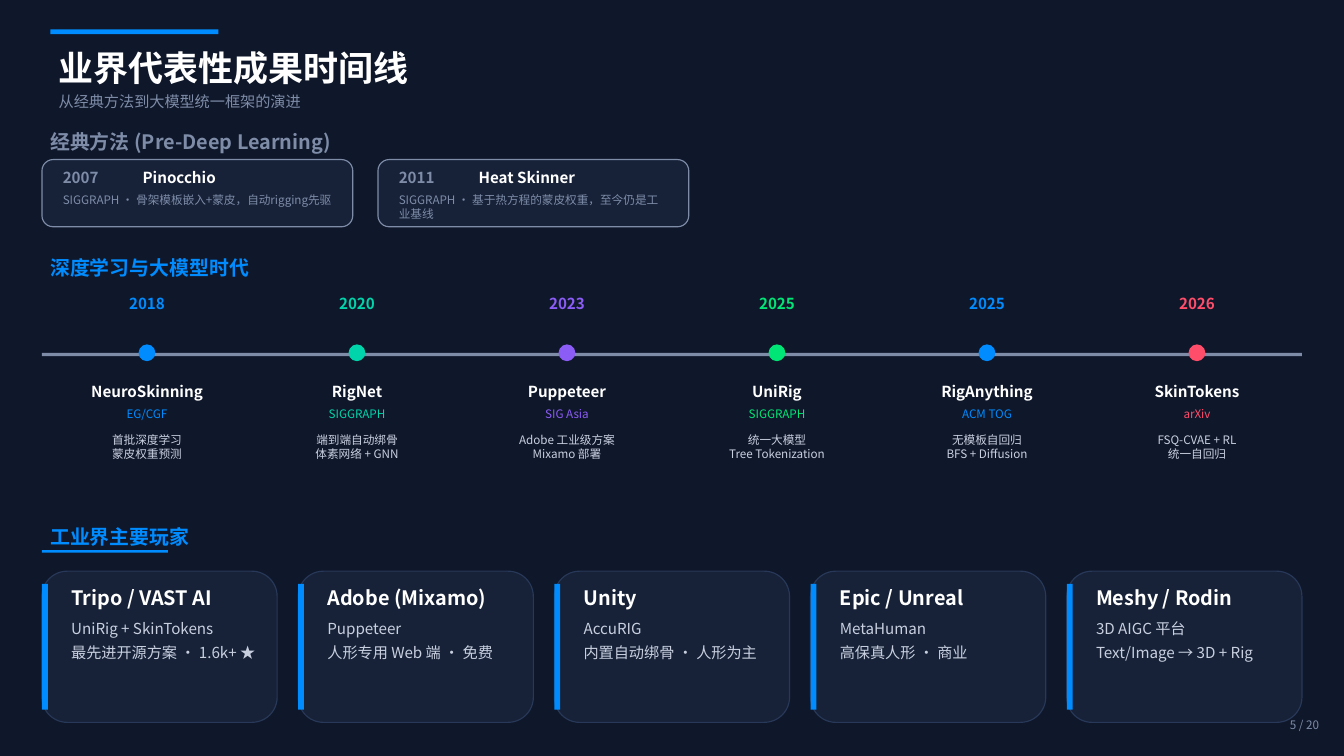
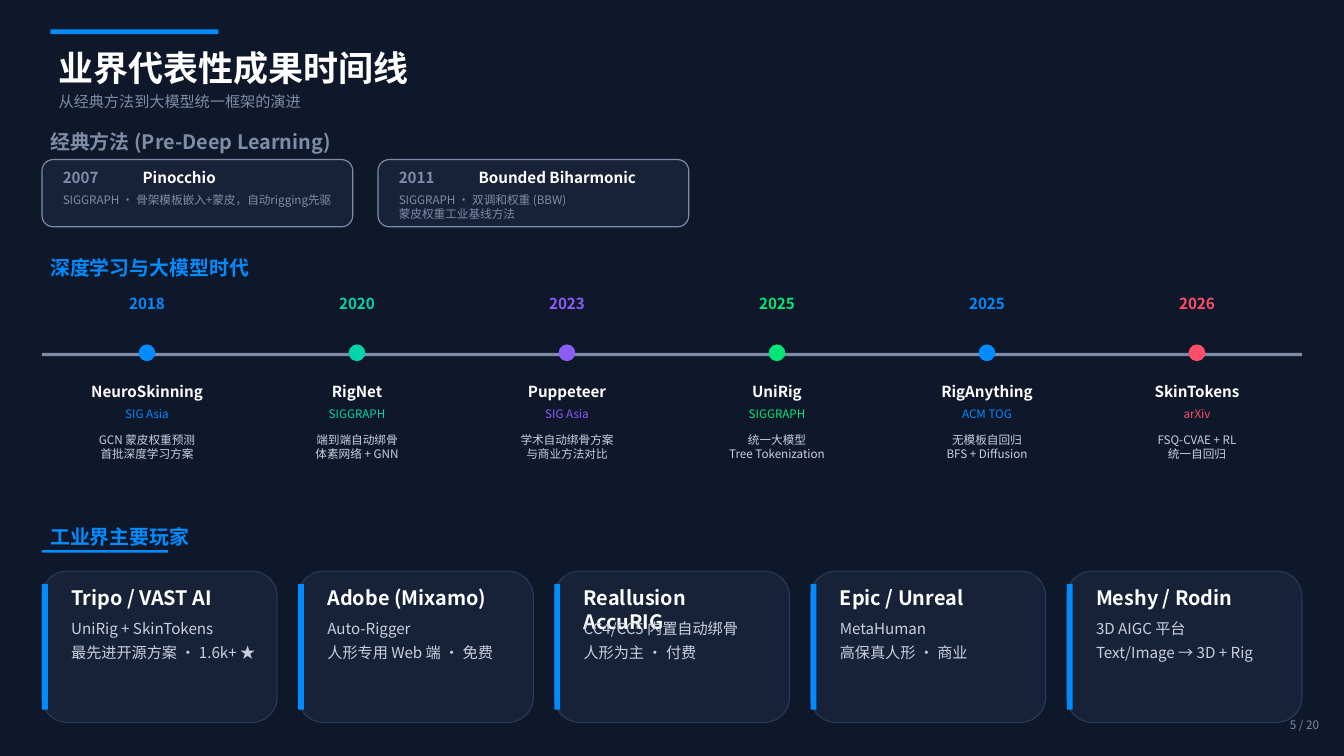
Before and after one commit to xhyha/insight, a slide deck: slide 5 of neural_autoskinning_insight_2026.pptx. Drawn at 1344x756 pixels with LibreOffice and Linux fonts; fonts in the diff are those of the drawing. Boxes give left, top, right and bottom in pixels: in the first picture for what was removed or moved away, otherwise in the second. Text is boxed around its words. In the diff, an @@ line names an element or a change of style, - is before the commit and + after.

```diff
--- a/neural_autoskinning_insight_2026.pptx
+++ b/neural_autoskinning_insight_2026.pptx
@@ text at (479,170,635,183): text changed @@
-Heat Skinner
+Bounded Biharmonic
@@ text at (399,194,566,219): text changed @@
-SIGGRAPH · 基于热方程的蒙皮权重，至今仍是工业基线
+SIGGRAPH · 双调和权重 (BBW)
+蒙皮权重工业基线方法
@@ text at (125,409,169,418): text changed @@
-EG/CGF
+SIG Asia
@@ text at (99,434,195,459): text changed @@
-首批深度学习
-蒙皮权重预测
+GCN 蒙皮权重预测
+首批深度学习方案
@@ text at (521,434,614,459): text changed @@
-Adobe 工业级方案
-Mixamo 部署
+学术自动绑骨方案
+与商业方法对比
@@ text at (584,589,687,635): text changed @@
-Unity
+Reallusion AccuRIG
@@ text at (327,622,410,638): text changed @@
-Puppeteer
+Auto-Rigger
@@ text at (584,619,738,659): text changed @@
-AccuRIG
-内置自动绑骨 · 人形为主
+CC4/CC5 内置自动绑骨
+人形为主 · 付费
```
Also in this commit, not shown: 10 other slides changed.
